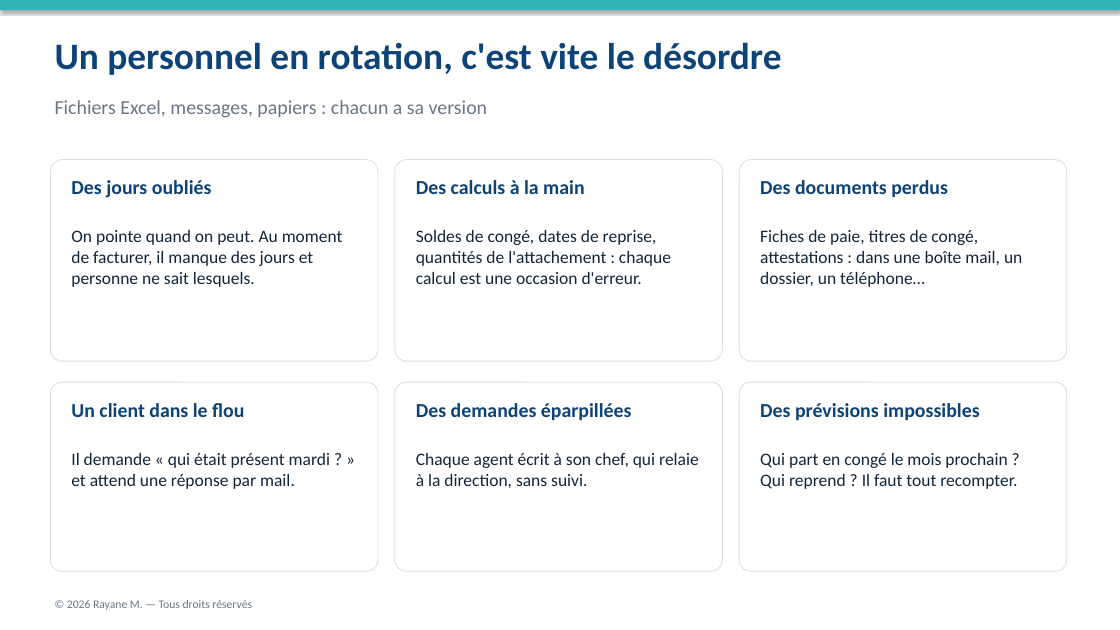
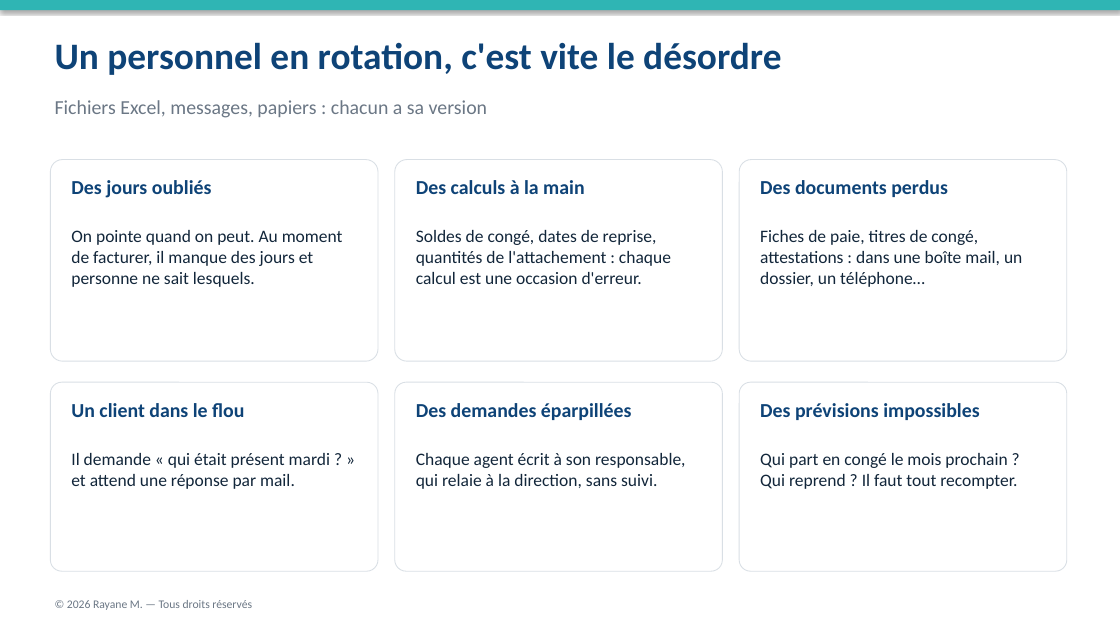
Before and after one commit to rayanem-dev/pointage-app, a slide deck: slide 2 of Kit-Sijil/Sijil-Presentation.pptx. Drawn at 1120x630 pixels with LibreOffice and Linux fonts; fonts in the diff are those of the drawing. Boxes give left, top, right and bottom in pixels: in the first picture for what was removed or moved away, otherwise in the second. Text is boxed around its words. In the diff, an @@ line names an element or a change of style, - is before the commit and + after.

```diff
--- a/Kit-Sijil/Sijil-Presentation.pptx
+++ b/Kit-Sijil/Sijil-Presentation.pptx
@@ text at (416,453,685,489): text changed @@
-Chaque agent écrit à son chef, qui relaie à la direction, sans suivi.
+Chaque agent écrit à son responsable, qui relaie à la direction, sans suivi.
```
Also in this commit, not shown: 4 other slides changed, 34 other files.
